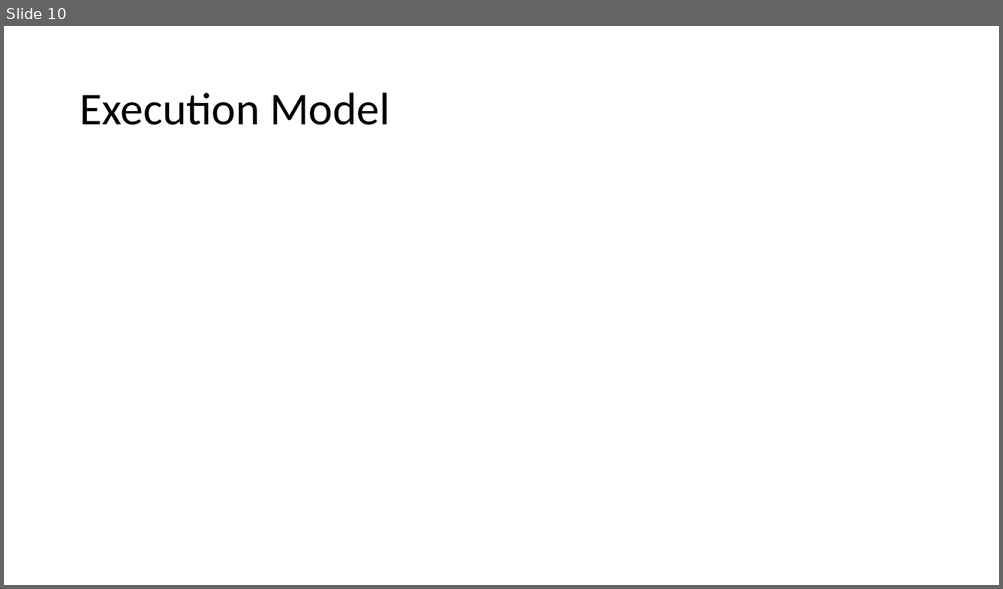
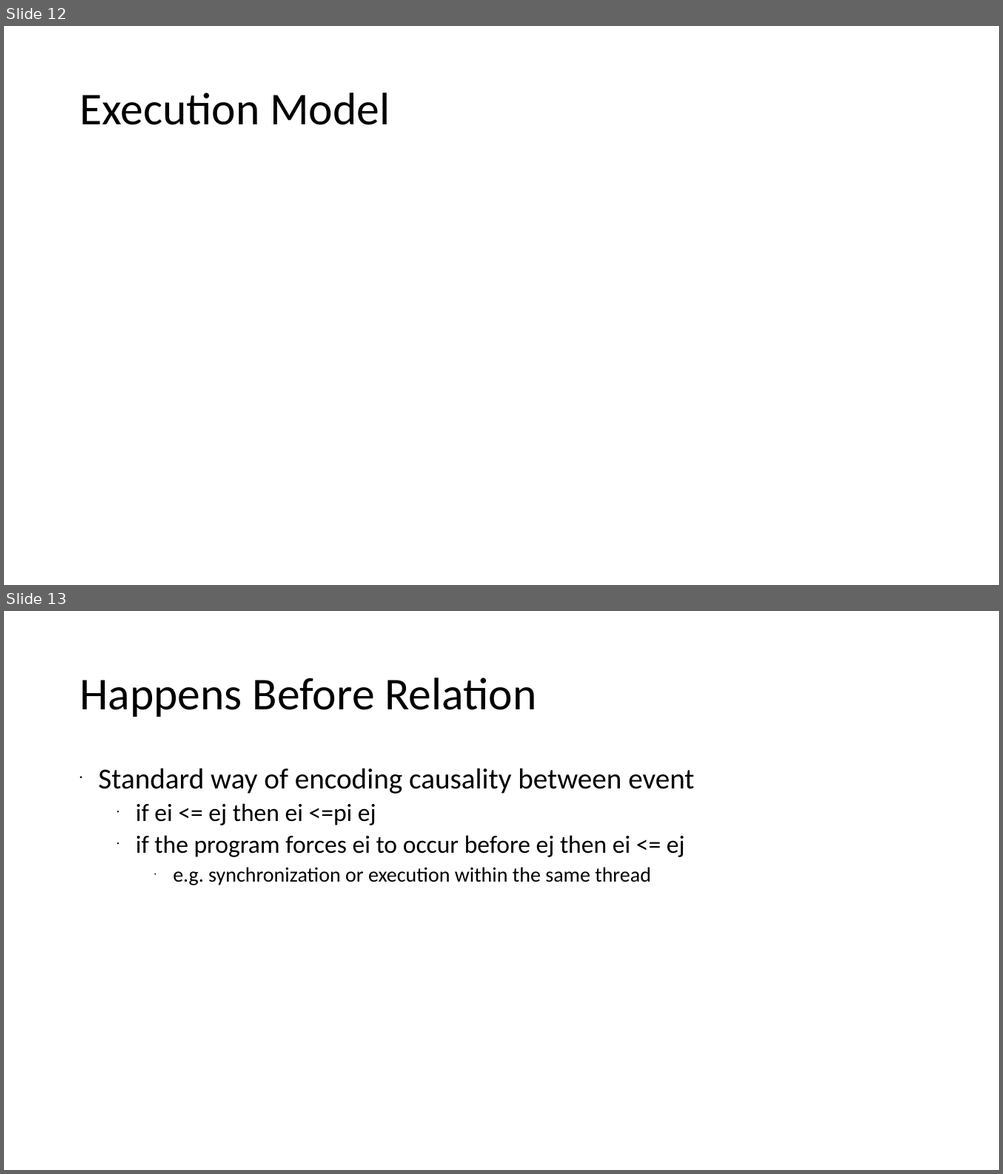
Before and after one commit to xiaohe27/Tasks, a slide deck: Slides/qual-presentation.ppt. Shown one above the other, each under a label of ours: slide 10 before the commit, slides 12 and 13 after it. The pictures are 1003x589 and 1003x1174 pixels, drawn with LibreOffice and Linux fonts; fonts in the diff are those of the drawing. Boxes give left, top, right and bottom in pixels: in the first picture for what was removed or moved away, otherwise in the second. Text is boxed around its words. In the diff, an @@ line names an element or a change of style, - is before the commit and + after.

```diff
--- a/Slides/qual-presentation.ppt
+++ b/Slides/qual-presentation.ppt
@@ slide 13 added at bbox=[4, 611, 999, 1170], background #FFFFFF @@
@@ title added at bbox=[79, 678, 537, 717], 44 pt, text #000000 @@
+Happens Before Relation
@@ text added at bbox=[98, 768, 694, 886], 24 pt, text #000000 @@
+• Standard way of encoding causality between event
+  • if ei <= ej then ei <=pi ej
+  • if the program forces ei to occur before ej then ei <= ej
+    • e.g. synchronization or execution within the same thread
@@ what was slide 10 is now slide 12 @@
```
Also in this commit, not shown: 1 slide changed, 8 other slides added, 1 slide removed.
